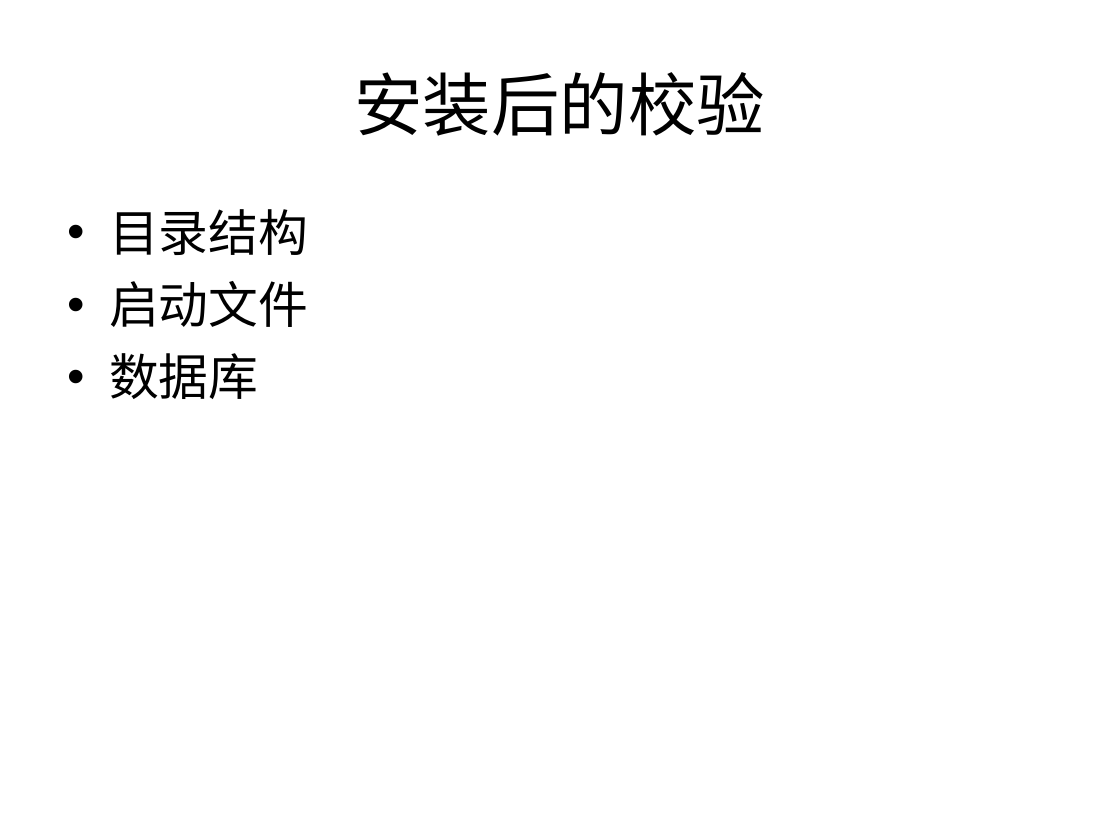
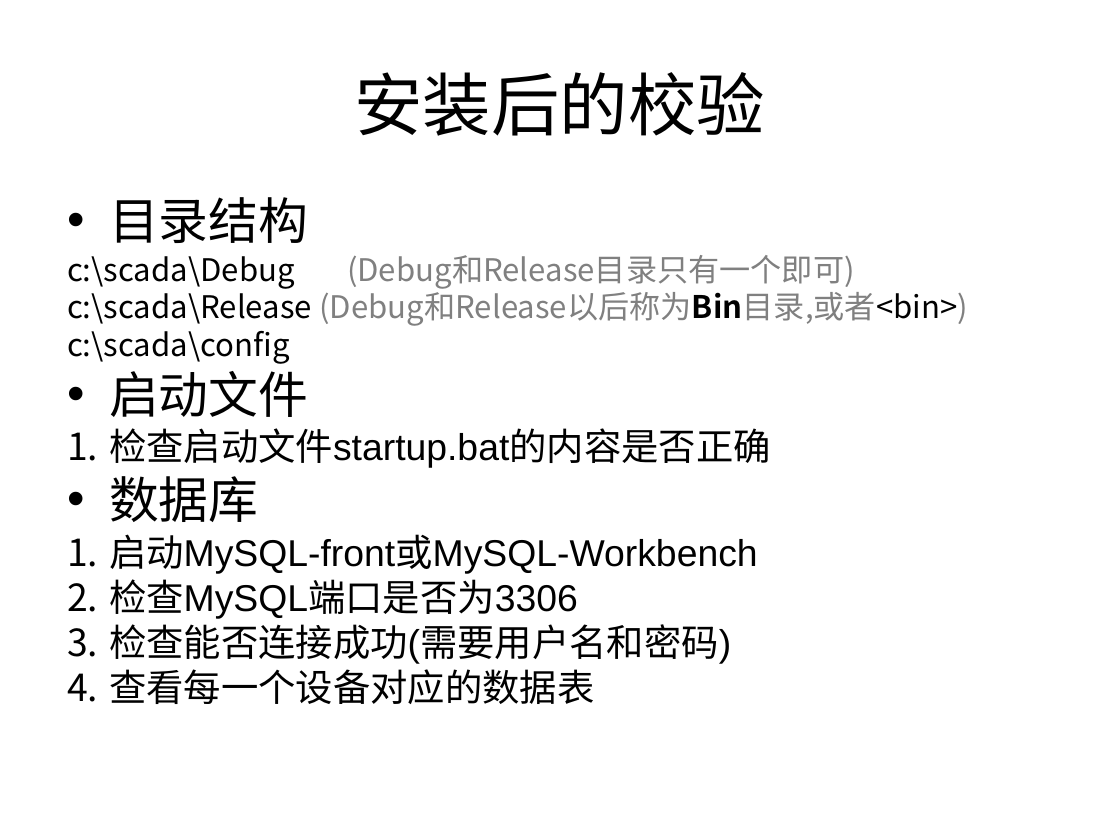
Before and after one commit to mrddos/planisphere, a slide deck: slide 3 of DAQ/Bin/Config/introduction.ppt. Drawn at 1120x840 pixels with LibreOffice and Linux fonts; fonts in the diff are those of the drawing. Boxes give left, top, right and bottom in pixels: in the first picture for what was removed or moved away, otherwise in the second. Text is boxed around its words. In the diff, an @@ line names an element or a change of style, - is before the commit and + after.

```diff
--- a/DAQ/Bin/Config/introduction.ppt
+++ b/DAQ/Bin/Config/introduction.ppt
@@ text at [109, 197, 308, 522]: line spacing 1 to 0.8 @@
@@ text at [67, 255, 968, 364]: paragraphs added @@
+c:\scada\Debug (Debug和Release目录只有一个即可)
+c:\scada\Release (Debug和Release以后称为Bin目录,或者<bin>)
+c:\scada\config
@@ text at [109, 428, 771, 468]: paragraph added @@
+1. 检查启动文件startup.bat的内容是否正确
@@ text at [109, 534, 758, 704]: paragraphs added @@
+1. 启动MySQL-front或MySQL-Workbench
+2. 检查MySQL端口是否为3306
+3. 检查能否连接成功(需要用户名和密码)
+4. 查看每一个设备对应的数据表
```
Also in this commit, not shown: 2 other slides changed, 9 slides added.
